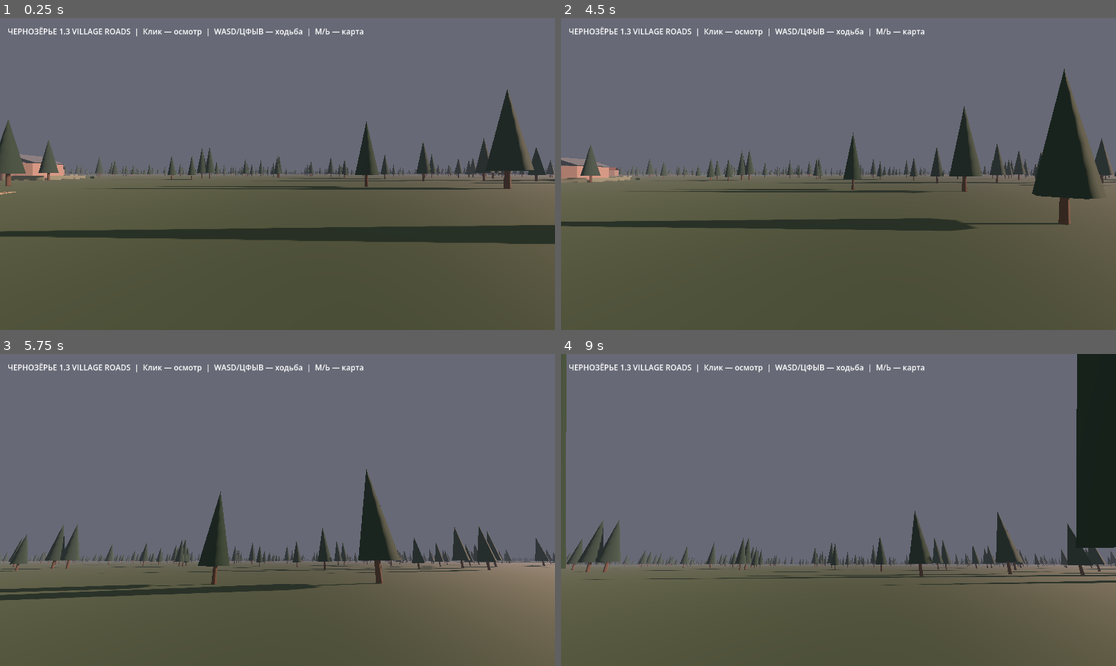
Above: before the commit, frames 1-4 (two rows, left to right).
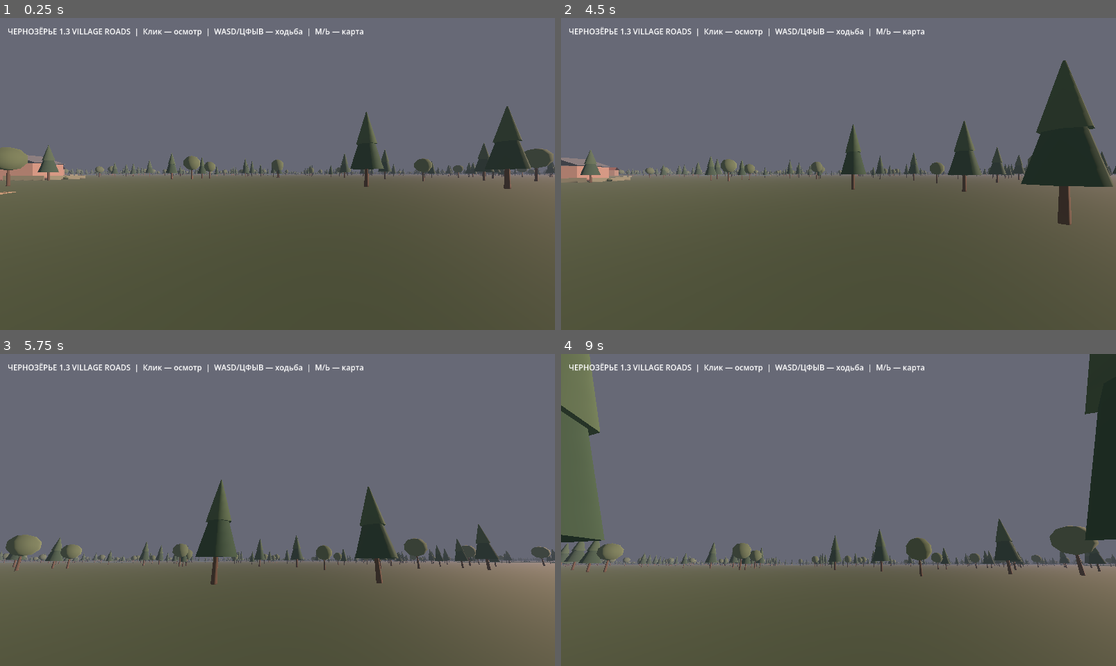
Above: after the commit, the same moments.

Repository: blacklambcult/chernozerye
Game: Godot game, scene res://main.tscn
Two runs of this game, one before a commit and one after it. Both use one fixed random seed, a clock stepped at 60 frames per second and the inputs below.
Inputs (mouse positions are in pixels of both pictures, inside the frame that each line leads up to):
- Up to frame 1 (0.25 s): no input
- Up to frame 2 (4.5 s): tap Enter at 0.5, 3.5 s; move the mouse to (960, 158) at 0.52 s; hold D 0.53-1.25 s; tap M at 0.6, 4.35 s; click (960, 158) at 0.67 s; tap Space at 0.77, 2.75, 3.02, 4.25 s; click "ПОКАЗАТЬ УСЛОВНЫЕ ДОМА" at 1.25 s; click "СКРЫТЬ УСЛОВНЫЕ ДОМА" at 2 s; move the mouse to (727, 189) at 2.77 s; hold S 2.78-3.53 s; tap Shift at 2.85 s; move the mouse to (894, 105) at 3.52 s; hold D 3.53-4.28 s; tap H at 3.6 s; move the mouse to (810, 236) at 4.27 s; hold W from 4.28 s (still down); click (810, 236) at 4.42 s
- Up to frame 3 (5.75 s): keep holding W; tap Space at 4.52, 5.27 s; move the mouse to (316, 513) at 5.02 s; hold Shift from 5.03 s (still down)
- Up to frame 4 (9 s): move the mouse to (794, 506) at 5.77 s; release Shift at 5.78 s; tap H at 5.85, 8.1 s; tap Space at 6.02, 7.52, 8, 8.27 s; move the mouse to (844, 510) at 6.52 s; tap M at 6.6, 8.85 s; click (844, 510) at 6.67 s; tap Enter at 7.25 s; move the mouse to (755, 432) at 7.27 s; release W at 7.28 s; hold D 7.28-8.03 s; tap Shift at 7.35 s; move the mouse to (960, 494) at 8.02 s; hold W 8.03-8.78 s; move the mouse to (727, 525) at 8.77 s; hold D from 8.78 s (still down); click (727, 525) at 8.92 s

The runs differ from the first frame. In frame 1, 7.0% of the frame differs, in the area x 0-100%, y 22-73%; in frame 2, 6.0%; in frame 3, 4.5%; in frame 4, 7.9%, in the area x 0-100%, y 0-75%.

Commit message:
feat: mixed low-poly broadleaf and layered fir trees optimized for web

Diff:
--- a/godot/geography_v07.gd
+++ b/godot/geography_v07.gd
@@ -534,36 +534,61 @@
         positions.append(Vector3(p.x, 0.0, -p.y))
     if positions.is_empty():
         return
-    var trunk_mesh := CylinderMesh.new()
-    trunk_mesh.top_radius = 0.14
-    trunk_mesh.bottom_radius = 0.24
-    trunk_mesh.height = 3.4
-    trunk_mesh.radial_segments = 5
-    var crown_mesh := CylinderMesh.new()
-    crown_mesh.top_radius = 0.0
-    crown_mesh.bottom_radius = 1.5
-    crown_mesh.height = 7.1
-    crown_mesh.radial_segments = 5
-    var stem := MultiMesh.new()
-    stem.transform_format = MultiMesh.TRANSFORM_3D
-    stem.mesh = trunk_mesh
-    stem.instance_count = positions.size()
-    var canopy := MultiMesh.new()
-    canopy.transform_format = MultiMesh.TRANSFORM_3D
-    canopy.mesh = crown_mesh
-    canopy.instance_count = positions.size()
-    for i in range(positions.size()):
-        var scale := rng.randf_range(0.78, 1.28)
-        var point := positions[i]
+    # Mixed forest: broadleaf silhouettes + two-tier low-poly firs.
+    # Shared MultiMeshes keep the forest inexpensive for the Web renderer.
+    var trunks: Array[Transform3D] = []
+    var lower_firs: Array[Transform3D] = []
+    var upper_firs: Array[Transform3D] = []
+    var leaf_crowns: Array[Transform3D] = []
+    for point in positions:
+        var scale := rng.randf_range(0.74, 1.18)
         var basis := Basis.IDENTITY.scaled(Vector3.ONE * scale)
-        stem.set_instance_transform(i, Transform3D(basis, point + Vector3.UP * (1.7 * scale)))
-        canopy.set_instance_transform(i, Transform3D(basis, point + Vector3.UP * (5.1 * scale)))
-    var trunks := MultiMeshInstance3D.new()
-    trunks.multimesh = stem
-    trunks.material_override = _mat(Color("#534235"))
-    add_child(trunks)
-    var crowns := MultiMeshInstance3D.new()
-    crowns.multimesh = canopy
-    crowns.material_override = _mat(Color("#273b30"))
-    add_child(crowns)
-    print("Чернозёрье 1.2: деревьев ", positions.size(), " (садовых ", yard_count, ")")
+        trunks.append(Transform3D(basis, point + Vector3.UP * 1.45 * scale))
+        if rng.randf() < 0.28:
+            leaf_crowns.append(Transform3D(basis, point + Vector3.UP * 4.45 * scale))
+        else:
+            lower_firs.append(Transform3D(basis, point + Vector3.UP * 4.0 * scale))
+            upper_firs.append(Transform3D(basis, point + Vector3.UP * 6.25 * scale))
+
+    var bark := CylinderMesh.new()
+    bark.height = 2.9
+    bark.bottom_radius = 0.25
+    bark.top_radius = 0.15
+    bark.radial_segments = 5
+    var fir_lower := CylinderMesh.new()
+    fir_lower.height = 4.2
+    fir_lower.bottom_radius = 1.65
+    fir_lower.top_radius = 0.38
+    fir_lower.radial_segments = 6
+    var fir_upper := CylinderMesh.new()
+    fir_upper.height = 3.4
+    fir_upper.bottom_radius = 1.05
+    fir_upper.top_radius = 0.06
+    fir_upper.radial_segments = 6
+    var leaves := SphereMesh.new()
+    leaves.radius = 2.2
+    leaves.height = 3.9
+    leaves.radial_segments = 7
+    leaves.rings = 4
+
+    _add_tree_instances(bark, trunks, Color("#51463c"))
+    _add_tree_instances(fir_lower, lower_firs, Color("#314a3c"))
+    _add_tree_instances(fir_upper, upper_firs, Color("#3f5744"))
+    _add_tree_instances(leaves, leaf_crowns, Color("#50634a"))
+    print("Чернозёрье 1.3: деревьев ", positions.size(), " (садовых ", yard_count, ")")
+
+func _add_tree_instances(mesh: Mesh, transforms: Array[Transform3D], tint: Color) -> void:
+    if transforms.is_empty():
+        return
+    var instances := MultiMesh.new()
+    instances.transform_format = MultiMesh.TRANSFORM_3D
+    instances.mesh = mesh
+    instances.instance_count = transforms.size()
+    for i in range(transforms.size()):
+        instances.set_instance_transform(i, transforms[i])
+    var node := MultiMeshInstance3D.new()
+    node.multimesh = instances
+    node.material_override = _mat(tint)
+    # Dynamic shadows from thousands of trees are prohibitive in Web/GL.
+    node.cast_shadow = GeometryInstance3D.SHADOW_CASTING_SETTING_OFF
+    add_child(node)
